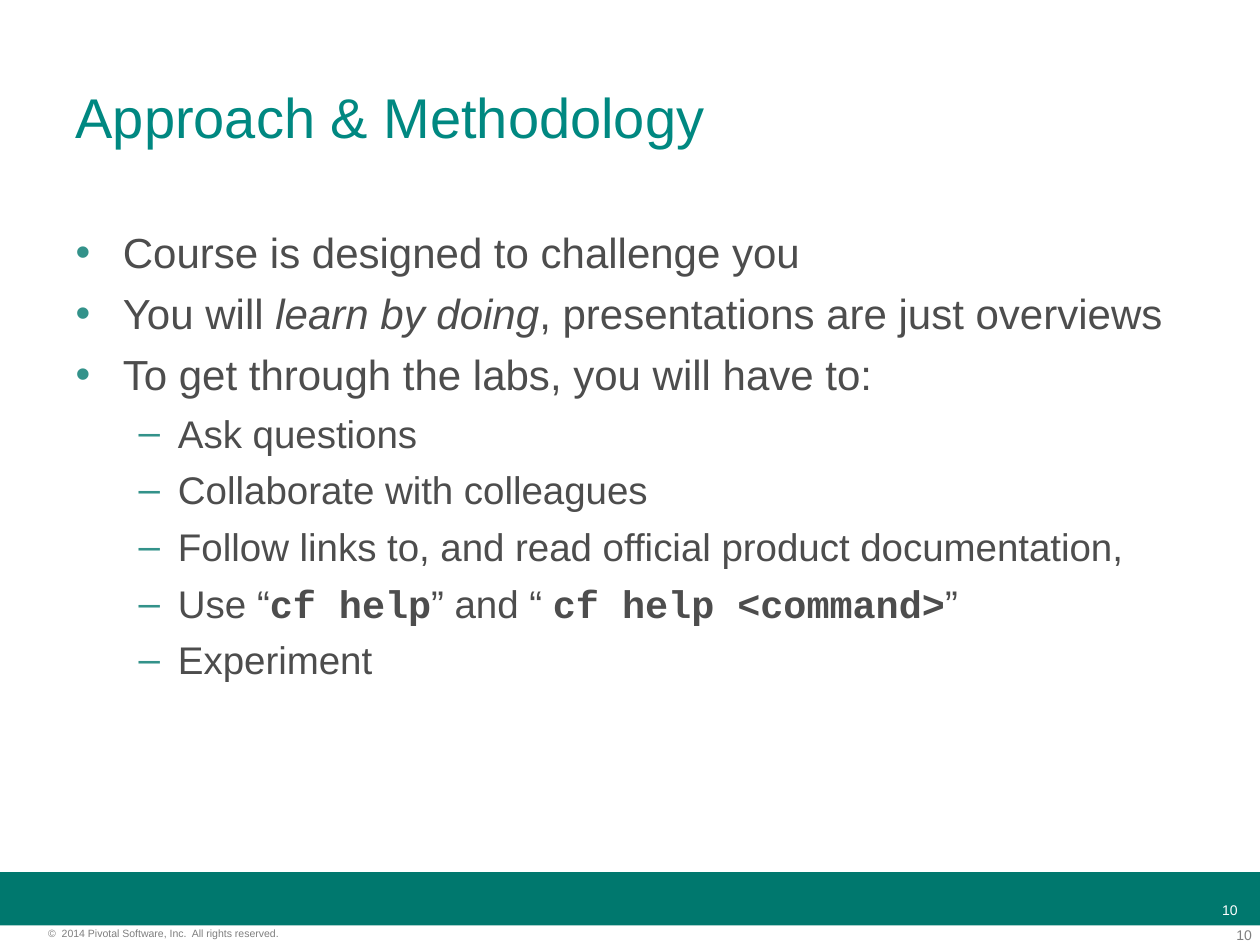
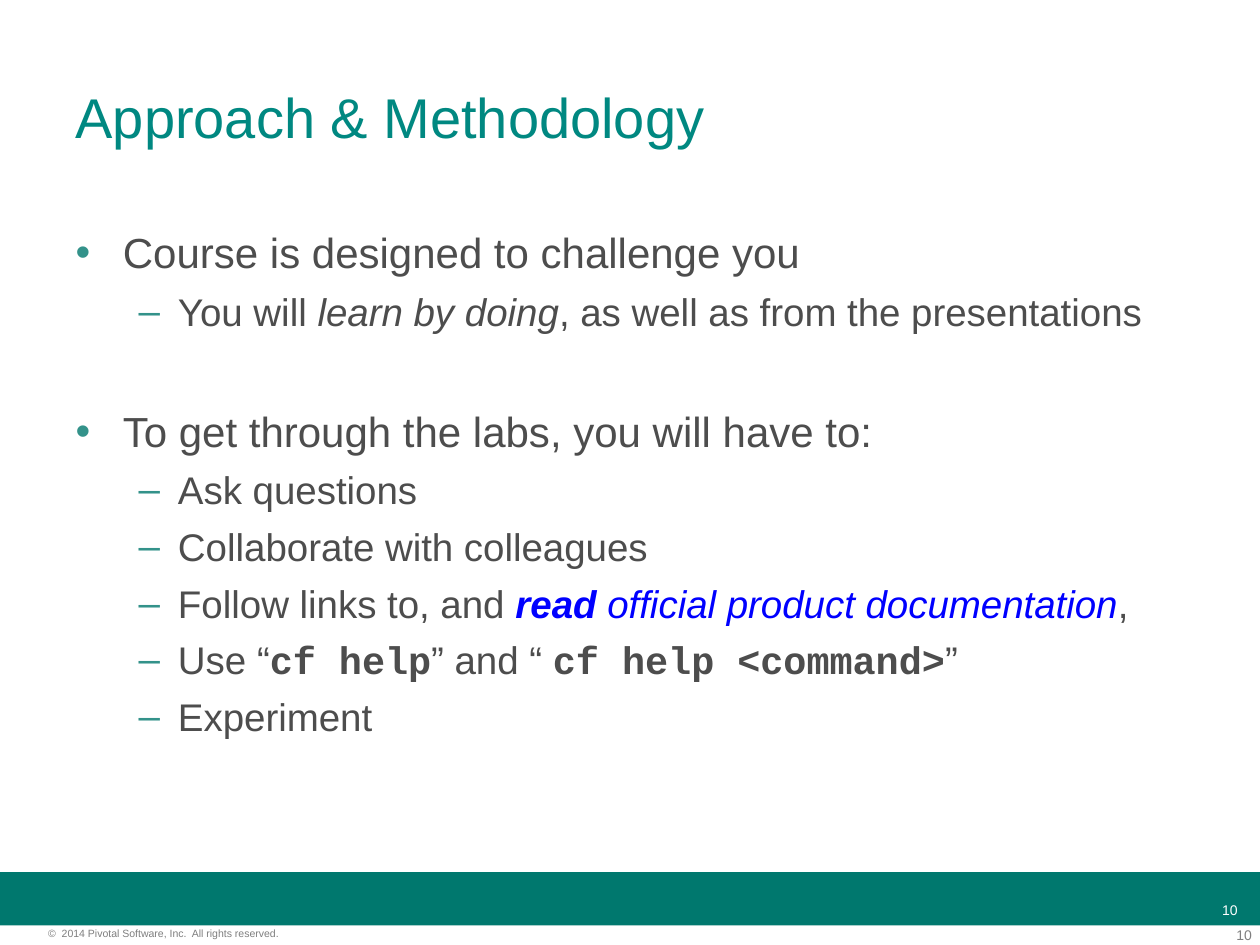
Before and after one commit to felipeg48/pcf-developer-cb, a slide deck: slide 10 of slides/00-introduction.ppt. Drawn at 1260x945 pixels with LibreOffice and Linux fonts; fonts in the diff are those of the drawing; background and template pictures are left out. Boxes give left, top, right and bottom in pixels: in the first picture for what was removed or moved away, otherwise in the second. Text is boxed around its words. In the diff, an @@ line names an element or a change of style, - is before the commit and + after.

```diff
--- a/slides/00-introduction.ppt
+++ b/slides/00-introduction.ppt
@@ text at <box>178,298,1142,333</box>: text changed; size 24 to 22 pt @@
-• You will learn by doing, presentations are just overviews
+  – You will learn by doing, as well as from the presentations
@@ text at <box>178,590,1129,625</box>: text colour #4D4D4D to #0000FF, italic on in "read official product documentation,"; bold on in "read" @@
```
Also in this commit, not shown: 4 other slides changed, 2 slides removed, 3 other files.
